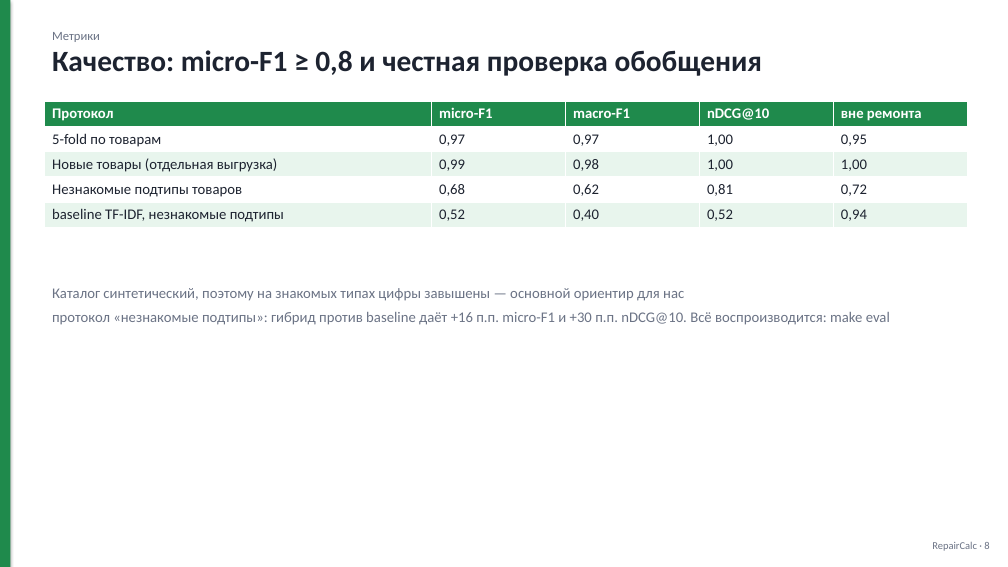
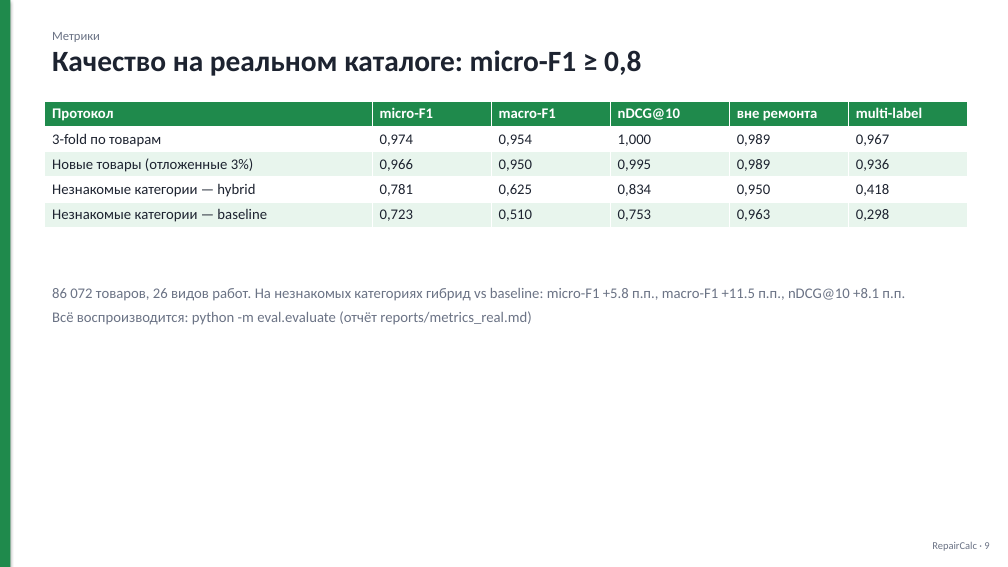
Before and after one commit to kragimov07-rgb/https---github.com-kragimov07-rgb-Clark, a slide deck: slide 9 of docs/RepairCalc.pptx (slide 8 before the commit). Drawn at 1008x567 pixels with LibreOffice and Linux fonts; fonts in the diff are those of the drawing. Boxes give left, top, right and bottom in pixels: in the first picture for what was removed or moved away, otherwise in the second. Text is boxed around its words. In the diff, an @@ line names an element or a change of style, - is before the commit and + after.

```diff
--- a/docs/RepairCalc.pptx
+++ b/docs/RepairCalc.pptx
@@ text at box(52, 50, 641, 76): text changed @@
-Качество: micro-F1 ≥ 0,8 и честная проверка обобщения
+Качество на реальном каталоге: micro-F1 ≥ 0,8
@@ table at box(45, 101, 966, 226) @@
-column 1: Протокол | 5-fold по товарам | Новые товары (отдельная выгрузка) | Незнакомые подтипы товаров | baseline TF-IDF, незнакомые подтипы
-column 2: micro-F1 | 0,97 | 0,99 | 0,68 | 0,52
-column 3: macro-F1 | 0,97 | 0,98 | 0,62 | 0,40
-column 4: nDCG@10 | 1,00 | 1,00 | 0,81 | 0,52
-column 5: вне ремонта | 0,95 | 1,00 | 0,72 | 0,94
+column 1: Протокол | 3-fold по товарам | Новые товары (отложенные 3%) | Незнакомые категории — hybrid | Незнакомые категории — baseline
+column 2: micro-F1 | 0,974 | 0,966 | 0,781 | 0,723
+column 3: macro-F1 | 0,954 | 0,950 | 0,625 | 0,510
+column 4: nDCG@10 | 1,000 | 0,995 | 0,834 | 0,753
+column 5: вне ремонта | 0,989 | 0,989 | 0,950 | 0,963
+column 6: multi-label | 0,967 | 0,936 | 0,418 | 0,298
@@ text at box(52, 288, 905, 325): text changed @@
-Каталог синтетический, поэтому на знакомых типах цифры завышены — основной ориентир для нас
-протокол «незнакомые подтипы»: гибрид против baseline даёт +16 п.п. micro-F1 и +30 п.п. nDCG@10. Всё воспроизводится: make eval
+86 072 товаров, 26 видов работ. На незнакомых категориях гибрид vs baseline: micro-F1 +5.8 п.п., macro-F1 +11.5 п.п., nDCG@10 +8.1 п.п.
+Всё воспроизводится: python -m eval.evaluate (отчёт reports/metrics_real.md)
```
Also in this commit, not shown: 13 other slides changed, 2 slides added, 31 other files.
